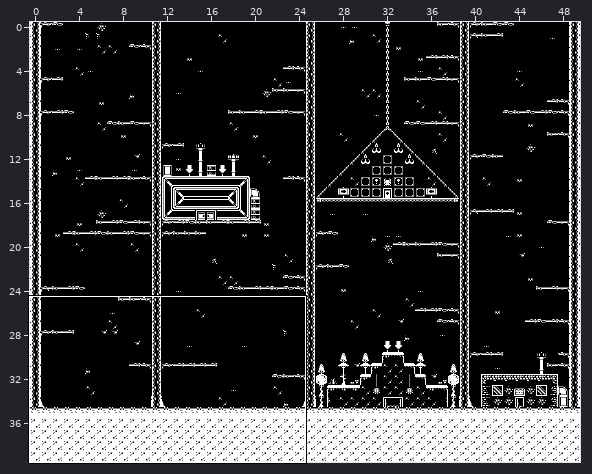
One commit to this Tiled map (JSON): assets/tilesets/hub.tmj. The picture above shows the old version from afar; the outline marks the close-up.
Close-up. Before the edit:
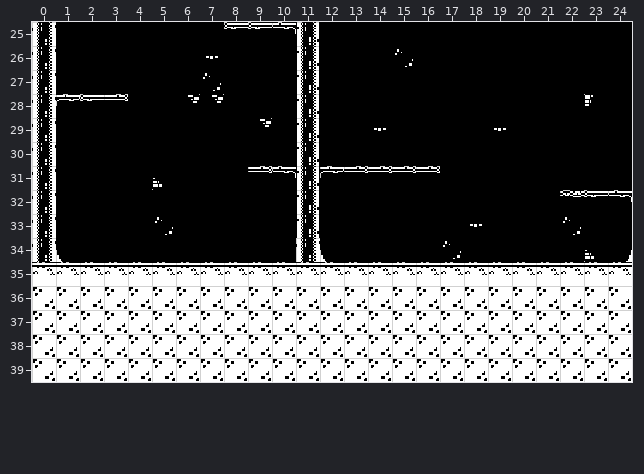
Cells are 16x16 px. Shown: x 0..24, y 25..39. The commit also changed other parts of the map, which this record leaves out.
Once edited:
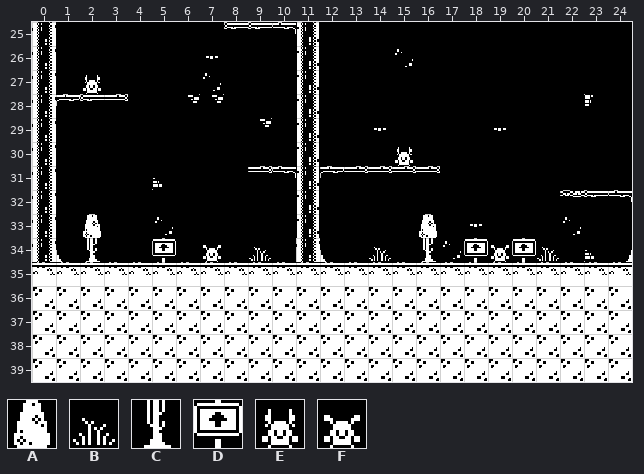
Key: from "base_black": A 15, B 18, C 55, D 74, E 260, F 280.
_ is an empty cell.
The edit:
{"where": "layer \"Midground\""}
{"y":27,"x":2,"old":"_","new":"E"}
{"y":30,"x":15,"old":"_","new":"E"}
{"y":33,"x":2,"old":"_","new":"A"}
{"y":33,"x":16,"old":"_","new":"A"}
{"y":34,"x":2,"old":"_","new":"C"}
{"y":34,"x":5,"old":"_","new":"D"}
{"y":34,"x":7,"old":"_","new":"F"}
{"y":34,"x":9,"old":"_","new":"B"}
{"y":34,"x":14,"old":"_","new":"B"}
{"y":34,"x":16,"old":"_","new":"C"}
{"y":34,"x":18,"old":"____","new":"DFDB"}
